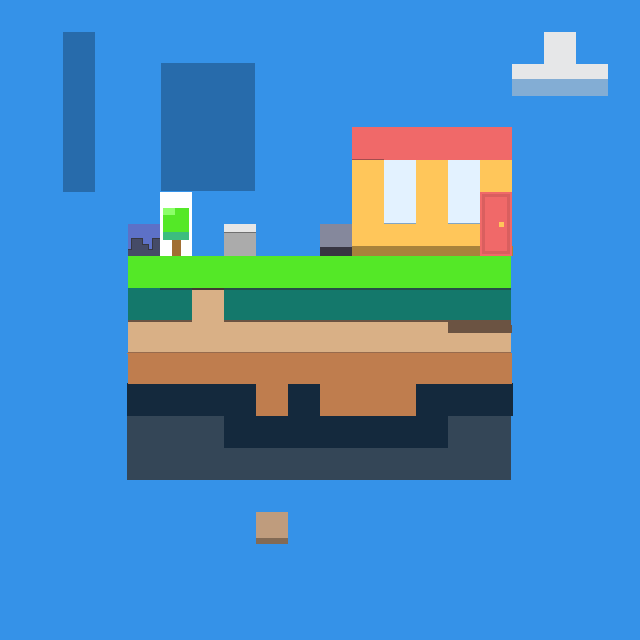
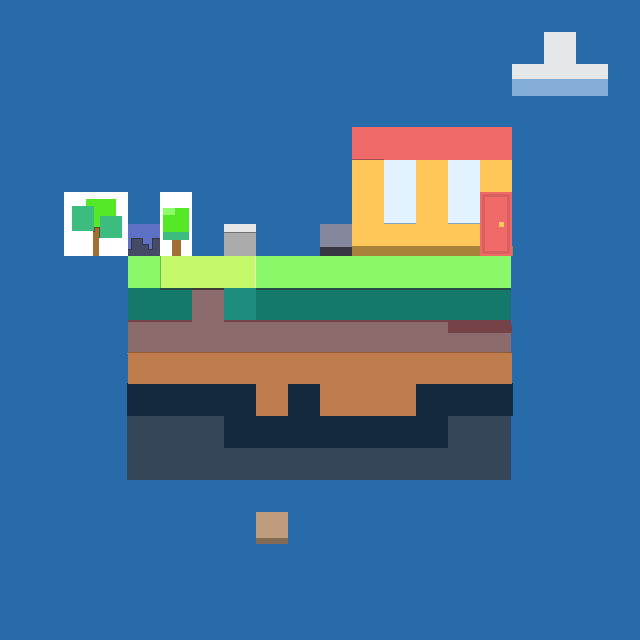
Revision of a layered 640×640 image; what changed, layer by layer:
painted on "Layer 2" over bbox(72, 199, 512, 353)
painted on "Layer 1" over bbox(0, 0, 640, 640)
